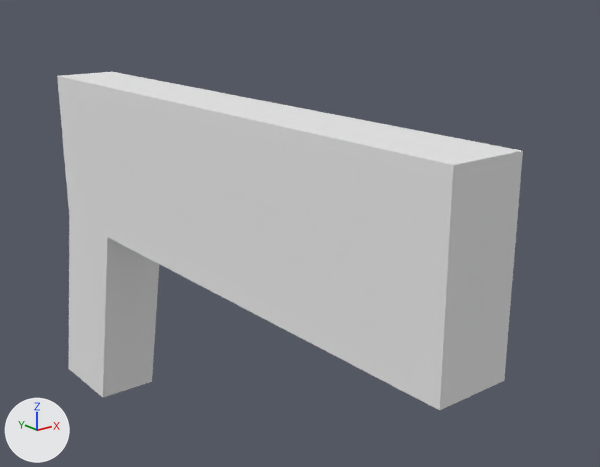
One commit to the Blender file Models/gun.blend: the scene before it, then after it.
Rendered twice from a 50 mm camera at (-6.12, -13.03, 5.09) aimed at (0.88, -4.28, 1.59). Lighting does not change. The marker at lower left points along +X, +Y and +Z.
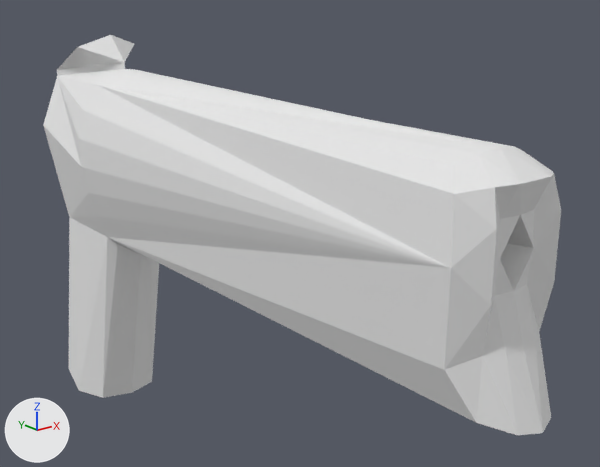
Commit message: Changed gun model

Boxes (x1, y1, x2, y2) around the edits, measured in the pictures (600 x 467 px):
'Cube', reshaped (11% wider, 18% taller): before (57, 72, 523, 410); after (43, 35, 561, 435)

The change, as a list of edits to the scene's bpy script:
```text
Change me_cube:
    used by ob_cube; location = (0.0, 0.0, 0.0)
    remove me_cube.from_pydata(...)  # 16 vertices, 14 faces; spans x -0.5..0.5, y -8.2..1.15, z -2.2..3.46
    add me_cube.from_pydata(...)  # 84 vertices, 160 faces; spans x -0.87..0.87, y -9.04..1.35, z -2.32..4.16
    me_cube part 1
    2 vertices are removed from x -0.5..0.5, y -8.2, z 1.0
    14 faces are deleted
    70 vertices are added at x -0.87..0.87, y -9.04..1.35, z -2.32..4.16
    160 new faces join them
```
